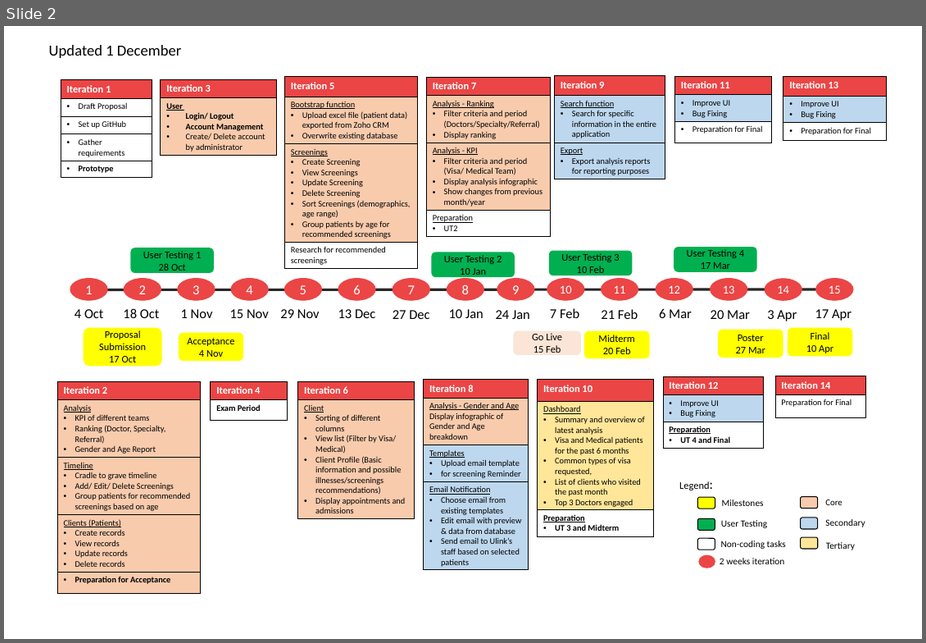
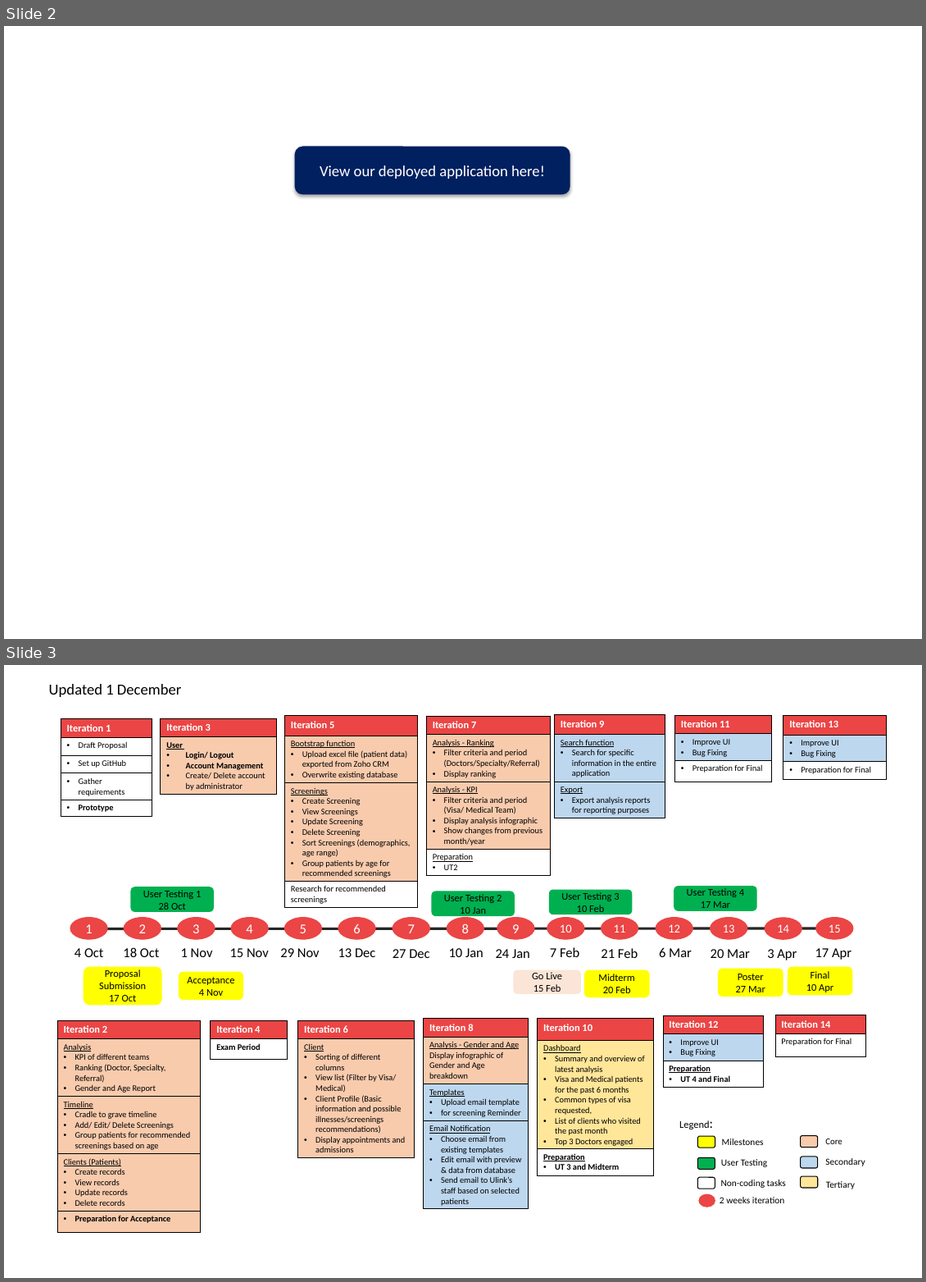
Before and after one commit to seankwok/Ulink, a slide deck: Documentation/Wiki Documents/4. PROJECT MANAGEMENT/Timeline/Timeline iterations edit.pptx. Shown one above the other, each under a label of ours: slide 2 before the commit, slides 2 and 3 after it. The pictures are 926x643 and 926x1282 pixels, drawn with LibreOffice and Linux fonts; fonts in the diff are those of the drawing. Boxes give left, top, right and bottom in pixels: in the first picture for what was removed or moved away, otherwise in the second. Text is boxed around its words. In the diff, an @@ line names an element or a change of style, - is before the commit and + after.

```diff
--- a/Documentation/Wiki Documents/4. PROJECT MANAGEMENT/Timeline/Timeline iterations edit.pptx
+++ b/Documentation/Wiki Documents/4. PROJECT MANAGEMENT/Timeline/Timeline iterations edit.pptx
@@ slide 2 added at (4, 26, 922, 639), background #FFFFFF @@
@@ rounded rectangle added at (295, 146, 571, 194), fill #002060, 18 pt, text #FFFFFF @@
+View our deployed application here!
@@ what was slide 2 is now slide 3 @@
```
Also in this commit, not shown: 1 slide changed, 3 other files.
